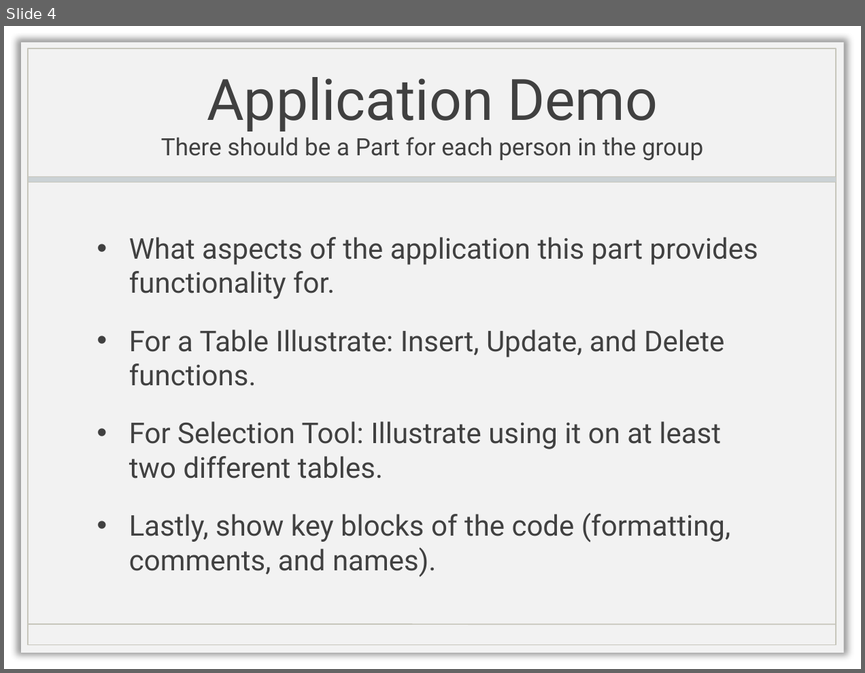
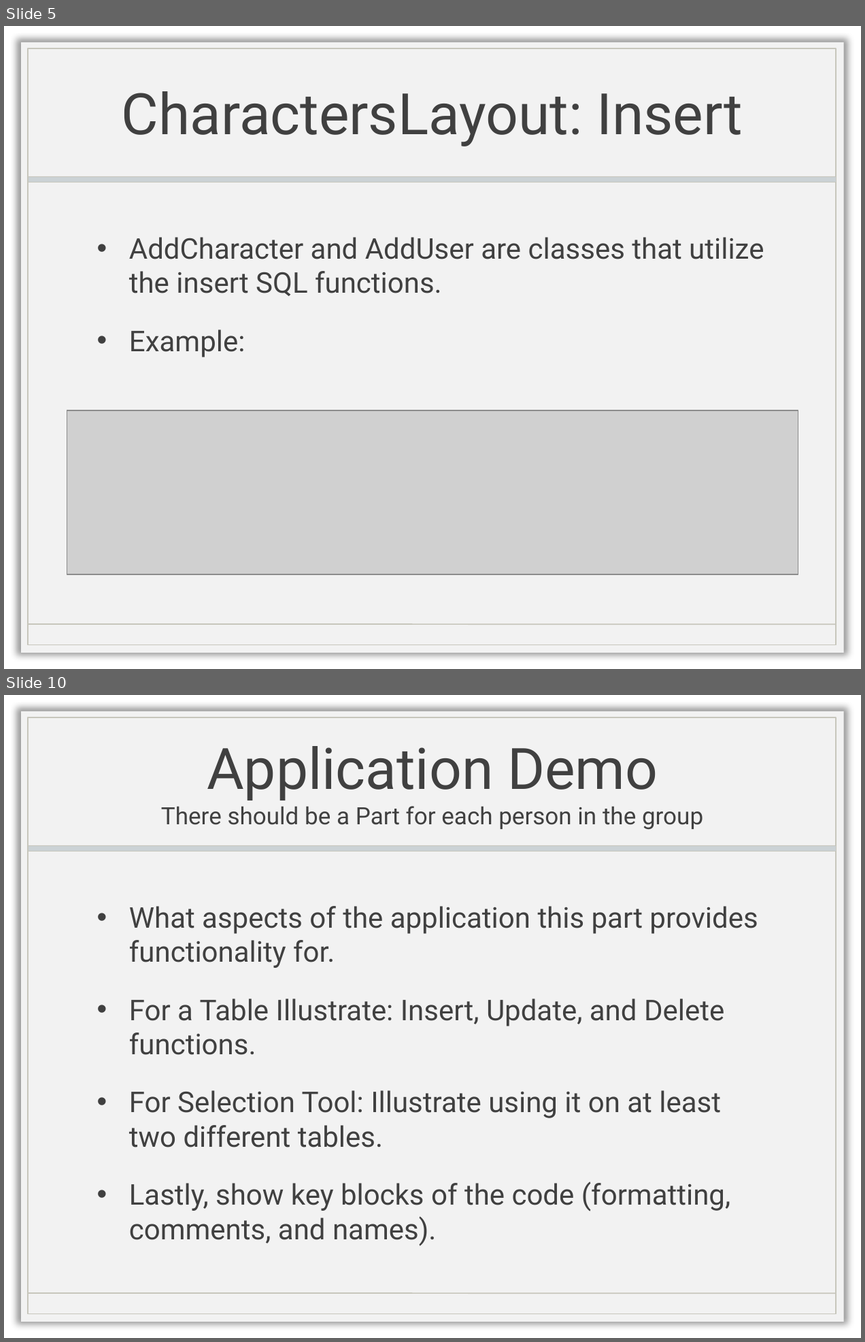
Before and after one commit to IsabellaBoone/Database-Visualizer, a slide deck: Presentation.pptx. Shown one above the other, each under a label of ours: slide 4 before the commit, slides 5 and 10 after it; the slides between them are not shown. The pictures are 865x673 and 865x1342 pixels, drawn with LibreOffice and Linux fonts; fonts in the diff are those of the drawing; grey boxes stand for pictures; background and template pictures are left out. Boxes give left, top, right and bottom in pixels: in the first picture for what was removed or moved away, otherwise in the second. Text is boxed around its words. In the diff, an @@ line names an element or a change of style, - is before the commit and + after.

```diff
--- a/Presentation.pptx
+++ b/Presentation.pptx
@@ slide 5 added at (4,26,861,669), background picture (left out); not listed: 4 template elements that a slide beside it also shows @@
@@ title added at (122,91,742,146), 48 pt, text #404040 @@
+CharactersLayout: Insert
@@ text added at (129,237,764,357), 24 pt, text #404040 @@
+• AddCharacter and AddUser are classes that utilize the insert SQL functions.
+• Example:
@@ picture added at (67,410,798,573) @@
@@ what was slide 4 is now slide 10 @@
```
Also in this commit, not shown: 5 other slides added.
